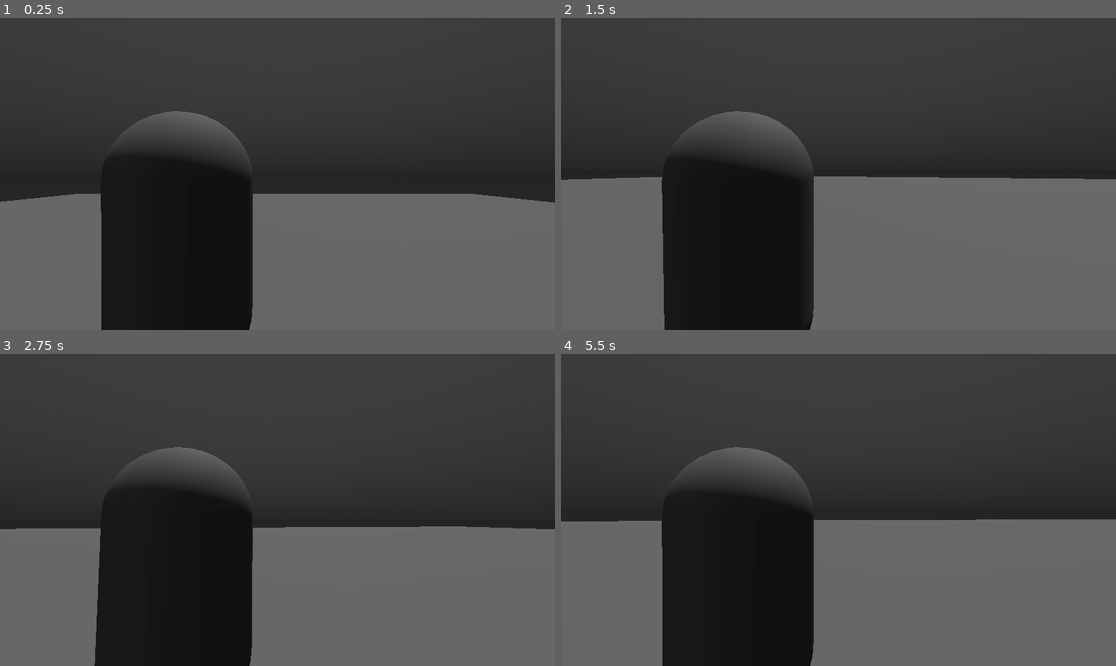
Above: before the commit, frames 1-4 (two rows, left to right).
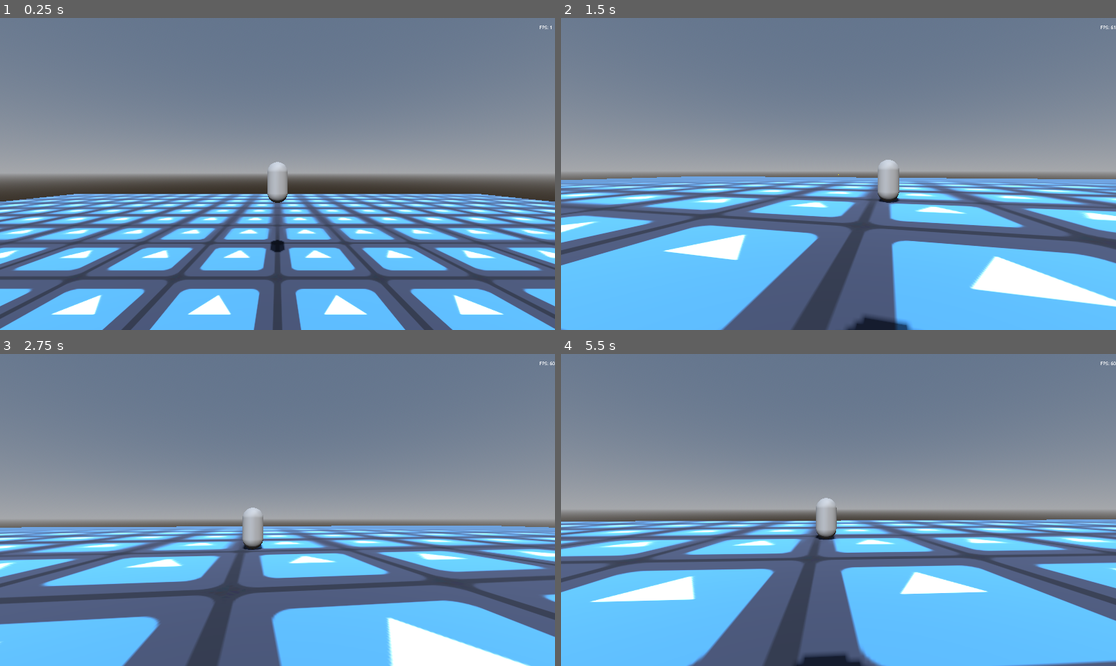
Above: after the commit, the same moments.

Repository: mahdiG/zombool
Game: Godot game, scene res://game.tscn
The game is run twice, just before and just after one commit, with the same random seed, the same clock (stepped at 60 frames per second) and the same inputs. The engine's default icon, where the game draws it, is replaced by a stand-in: a white triangle on a blue panel in a dark square.
Inputs (mouse positions are in pixels of both pictures, inside the frame that each line leads up to):
- Up to frame 1 (0.25 s): no input
- Up to frame 2 (1.5 s): move the mouse to (866, 174) at 0.52 s; press the mouse at (866, 174) at 0.53 s; hold W (move_forward) from 0.53 s (still down); tap Space (jump) at 0.77 s; move the mouse to (810, 174) at 1.27 s; release the mouse at (810, 174) at 1.28 s; click (810, 174) at 1.35 s
- Up to frame 3 (2.75 s): keep holding W (move_forward); tap Space (jump) at 1.52 s; move the mouse to (288, 503) at 2.02 s; press the mouse at (288, 503) at 2.03 s
- Up to frame 4 (5.5 s): keep holding W (move_forward); move the mouse to (832, 516) at 2.77 s; release the mouse at (832, 516) at 2.78 s; click (832, 516) at 2.85 s; tap Space (jump) at 3.02, 3.77, 4.52 s; move the mouse to (877, 513) at 3.52 s; press the mouse at (877, 513) at 3.53 s; move the mouse to (794, 506) at 4.27 s; release the mouse at (794, 506) at 4.28 s; click (794, 506) at 4.35 s; move the mouse to (844, 510) at 5.02 s; press the mouse at (844, 510) at 5.03 s

The runs differ from the first frame. In frame 1, 98% of the frame differs, in the area x 0-100%, y 0-100%; in frame 2, 99%; in frame 3, 99%; in frame 4, 99%.

Commit message:
add bullet shooting

Diff:
--- a/game.gd
+++ b/game.gd
@@ -4,6 +4,7 @@
 @onready var spawn_timer: Timer = $SpawnTimer
 @onready var spawn_location: PathFollow3D = $SpawnPath/SpawnLocation
 @onready var player: CharacterBody3D = $Player
+@onready var fps_label: Label = $DebugStats/DebugContainer/FpsLabel
 
 @export var max_zombies := 10
 var zombies_spawned := 0
@@ -14,8 +15,8 @@
 
 
 # Called every frame. 'delta' is the elapsed time since the previous frame.
-func _process(delta: float) -> void:
-	pass
+func _process(_delta: float) -> void:
+	fps_label.text = "FPS: %d" % Engine.get_frames_per_second()
 
 func spawn_zombie() -> void:
 	var zombie := zombie_scene.instantiate()
@@ -32,6 +33,6 @@
 		spawn_timer.stop()
 		return
 
-	print("timer timedout")
-	spawn_zombie()
-	zombies_spawned += 1
+	#print("timer timedout")
+	#spawn_zombie()
+	#zombies_spawned += 1
--- a/game.tscn
+++ b/game.tscn
@@ -3,23 +3,22 @@
 [ext_resource type="Script" uid="uid://bdpjjkc12bw" path="res://player.gd" id="1_80nbo"]
 [ext_resource type="Script" uid="uid://b1p6wdnn4qppt" path="res://game.gd" id="1_e2o6t"]
 [ext_resource type="PackedScene" uid="uid://cd235ygqed5qe" path="res://zombie.tscn" id="2_feb5d"]
-[ext_resource type="Shader" uid="uid://d875rcahxm8m" path="res://ground.tres" id="4_fc0e3"]
+[ext_resource type="Texture2D" uid="uid://11sve3gj0w8b" path="res://icon.svg" id="4_7jktm"]
 [ext_resource type="AudioStream" uid="uid://b70vlo4hqaf1g" path="res://audio/dreadfulwhispers.mp3" id="4_fc0e3"]
+[ext_resource type="PackedScene" uid="uid://b0astfvi35wnx" path="res://projectile.tscn" id="4_ryrav"]
 
-[sub_resource type="ProceduralSkyMaterial" id="ProceduralSkyMaterial_mwb40"]
-sky_top_color = Color(0.20871, 0.20871, 0.20871, 1)
-sky_horizon_color = Color(0.144063, 0.144063, 0.144063, 1)
-ground_bottom_color = Color(0.145098, 0.145098, 0.145098, 1)
-ground_horizon_color = Color(0.12944, 0.133613, 0.1402, 1)
+[sub_resource type="ProceduralSkyMaterial" id="ProceduralSkyMaterial_fc0e3"]
 
-[sub_resource type="Sky" id="Sky_80nbo"]
-sky_material = SubResource("ProceduralSkyMaterial_mwb40")
+[sub_resource type="Sky" id="Sky_7jktm"]
+sky_material = SubResource("ProceduralSkyMaterial_fc0e3")
 
-[sub_resource type="Environment" id="Environment_e2o6t"]
+[sub_resource type="Environment" id="Environment_ryrav"]
 background_mode = 2
-sky = SubResource("Sky_80nbo")
-tonemap_mode = 2
-glow_enabled = true
+sky = SubResource("Sky_7jktm")
+fog_mode = 1
+fog_light_color = Color(0.6553458, 0, 0.113010876, 1)
+fog_density = 1.0
+fog_sky_affect = 0.142
 
 [sub_resource type="CapsuleMesh" id="CapsuleMesh_e2o6t"]
 
@@ -40,19 +39,12 @@
 [sub_resource type="BoxShape3D" id="BoxShape3D_feb5d"]
 size = Vector3(100, 0, 100)
 
-[sub_resource type="FastNoiseLite" id="FastNoiseLite_fc0e3"]
-frequency = 0.0656
-
-[sub_resource type="NoiseTexture2D" id="NoiseTexture2D_7jktm"]
-noise = SubResource("FastNoiseLite_fc0e3")
-
-[sub_resource type="ShaderMaterial" id="ShaderMaterial_7jktm"]
-render_priority = 0
-shader = ExtResource("4_fc0e3")
-shader_parameter/NoiseTexture = SubResource("NoiseTexture2D_7jktm")
+[sub_resource type="StandardMaterial3D" id="StandardMaterial3D_ryrav"]
+albedo_texture = ExtResource("4_7jktm")
+uv1_scale = Vector3(20, 20, 20)
 
 [sub_resource type="PlaneMesh" id="PlaneMesh_feb5d"]
-material = SubResource("ShaderMaterial_7jktm")
+material = SubResource("StandardMaterial3D_ryrav")
 size = Vector2(100, 100)
 
 [node name="Game" type="Node3D"]
@@ -60,16 +52,16 @@
 zombie_scene = ExtResource("2_feb5d")
 
 [node name="WorldEnvironment" type="WorldEnvironment" parent="."]
-environment = SubResource("Environment_e2o6t")
+environment = SubResource("Environment_ryrav")
 
 [node name="DirectionalLight3D" type="DirectionalLight3D" parent="."]
-transform = Transform3D(-0.197963, -0.976997, 0.079291, -0.221826, 0.123447, 0.967241, -0.954779, 0.173889, -0.241161, 0, 9.4664, 0)
-light_color = Color(0.359069, 0.359069, 0.359069, 1)
+transform = Transform3D(1, 0, 0, 0, 0.70710677, 0.7071067, 0, -0.7071067, 0.70710677, 0, 12, 0)
 shadow_enabled = true
 
 [node name="Player" type="CharacterBody3D" parent="."]
 transform = Transform3D(1, 0, 0, 0, 1, 0, 0, 0, 1, 0, 3, 0)
 script = ExtResource("1_80nbo")
+projectile = ExtResource("4_ryrav")
 
 [node name="MeshInstance3D" type="MeshInstance3D" parent="Player"]
 transform = Transform3D(1, 0, 0, 0, 1, 0, 0, 0, 1, 0, 1, 0)
@@ -79,17 +71,58 @@
 transform = Transform3D(1, 0, 0, 0, 1, 0, 0, 0, 1, 0, 1, 0)
 shape = SubResource("CapsuleShape3D_feb5d")
 
-[node name="CameraPivot" type="Node3D" parent="Player"]
+[node name="CameraPivotVertical" type="Node3D" parent="Player"]
 transform = Transform3D(1, 0, 0, 0, 0.999988, 0.00486945, 0, -0.00486945, 0.999988, 0, 1.46296, 0)
 
-[node name="Camera3D" type="Camera3D" parent="Player/CameraPivot"]
-transform = Transform3D(1, 0, 0, 0, 1, 1.39698e-09, 0, -1.39698e-09, 1, 0.693685, 0.0785604, 1.56071)
+[node name="Camera" type="Camera3D" parent="Player/CameraPivotVertical"]
+transform = Transform3D(1, 0, 0, 0, 1.0000001, 1.3969839e-09, 0, -1.3969839e-09, 1.0000001, 0, 0, 0)
+
+[node name="ProjectileSpawnPoint" type="Marker3D" parent="Player/CameraPivotVertical/Camera"]
+transform = Transform3D(1, 0, 0, 0, 1, 0, 0, 0, 1, 0, 0.0030798912, -0.632466)
+
+[node name="OmniLight3D" type="OmniLight3D" parent="Player"]
+transform = Transform3D(1, 0, 0, 0, 1, 0, 0, 0, 1, 0, 1.4000001, -1)
+visible = false
+light_color = Color(0.73, 0.47243163, 0.1971, 1)
+light_energy = 5.57
+light_indirect_energy = 16.0
+omni_attenuation = 1.35
+
+[node name="Player2" type="CharacterBody3D" parent="."]
+transform = Transform3D(1, 0, 0, 0, 1, 0, 0, 0, 1, 0, 3, -10)
+script = ExtResource("1_80nbo")
+projectile = ExtResource("4_ryrav")
+
+[node name="MeshInstance3D" type="MeshInstance3D" parent="Player2"]
+transform = Transform3D(1, 0, 0, 0, 1, 0, 0, 0, 1, 0, 1, 0)
+mesh = SubResource("CapsuleMesh_e2o6t")
+
+[node name="CollisionShape3D" type="CollisionShape3D" parent="Player2"]
+transform = Transform3D(1, 0, 0, 0, 1, 0, 0, 0, 1, 0, 1, 0)
+shape = SubResource("CapsuleShape3D_feb5d")
+
+[node name="CameraPivotVertical" type="Node3D" parent="Player2"]
+transform = Transform3D(1, 0, 0, 0, 0.999988, 0.00486945, 0, -0.00486945, 0.999988, 0, 1.46296, 0)
+
+[node name="Camera" type="Camera3D" parent="Player2/CameraPivotVertical"]
+transform = Transform3D(1, 0, 0, 0, 1.0000001, 1.3969839e-09, 0, -1.3969839e-09, 1.0000001, 0, 0, 0)
+
+[node name="ProjectileSpawnPoint" type="Marker3D" parent="Player2/CameraPivotVertical/Camera"]
+transform = Transform3D(1, 0, 0, 0, 1, 0, 0, 0, 1, 0, 0.0030798912, -0.632466)
+
+[node name="OmniLight3D" type="OmniLight3D" parent="Player2"]
+transform = Transform3D(1, 0, 0, 0, 1, 0, 0, 0, 1, 0, 1.4000001, -1)
+visible = false
+light_color = Color(0.73, 0.47243163, 0.1971, 1)
+light_energy = 5.57
+light_indirect_energy = 16.0
+omni_attenuation = 1.35
 
 [node name="SpawnPath" type="Path3D" parent="."]
 curve = SubResource("Curve3D_feb5d")
 
 [node name="SpawnLocation" type="PathFollow3D" parent="SpawnPath"]
-transform = Transform3D(-0.00985203, 0, -0.999949, 0, 1, 0, 0.999949, 0, -0.00985203, -44.7783, 0, -43.5089)
+transform = Transform3D(-0.009852031, 0, -0.999949, 0, 1, 0, 0.999949, 0, -0.009852031, -44.7783, 0, -43.5089)
 
 [node name="SpawnTimer" type="Timer" parent="."]
 wait_time = 1.421
@@ -100,11 +133,6 @@
 navigation_mesh = SubResource("NavigationMesh_feb5d")
 
 [node name="Ground" type="StaticBody3D" parent="NavigationRegion3D"]
-[node name="BackgroundMusic" type="AudioStreamPlayer" parent="."]
-stream = ExtResource("4_fc0e3")
-autoplay = true
-[node name="StaticBody3D" type="StaticBody3D" parent="NavigationRegion3D"]
-transform = Transform3D(1, 0, 0, 0, 1, 0, 0, 0, 1, 0, 1, 0)
 
 [node name="GroundCollision" type="CollisionShape3D" parent="NavigationRegion3D/Ground"]
 shape = SubResource("BoxShape3D_feb5d")
@@ -112,4 +140,35 @@
 [node name="GroundMesh" type="MeshInstance3D" parent="NavigationRegion3D/Ground"]
 mesh = SubResource("PlaneMesh_feb5d")
 
+[node name="BackgroundMusic" type="AudioStreamPlayer" parent="."]
+stream = ExtResource("4_fc0e3")
+volume_db = -80.0
+autoplay = true
+
+[node name="DebugStats" type="Control" parent="."]
+layout_mode = 3
+anchor_right = 1.0
+anchor_bottom = 0.05925926
+grow_horizontal = 2
+metadata/_edit_use_anchors_ = true
+
+[node name="DebugContainer" type="HBoxContainer" parent="DebugStats"]
+layout_mode = 1
+anchors_preset = 6
+anchor_left = 1.0
+anchor_top = 0.5
+anchor_right = 1.0
+anchor_bottom = 0.5
+offset_left = -54.0
+offset_top = -11.5
+offset_bottom = 11.5
+grow_horizontal = 0
+grow_vertical = 2
+
+[node name="FpsLabel" type="Label" parent="DebugStats/DebugContainer"]
+layout_mode = 2
+size_flags_horizontal = 8
+size_flags_vertical = 1
+text = "FPS: 00"
+
 [connection signal="timeout" from="SpawnTimer" to="." method="_on_spawn_timer_timeout"]
--- a/ground.tres
+++ b/ground.tres
@@ -13,7 +13,7 @@
 
 [resource]
 code = "shader_type spatial;
-render_mode blend_mix, depth_draw_opaque, cull_back, diffuse_lambert, specular_schlick_ggx;
+render_mode blend_mix, depth_draw_opaque, depth_test_default, cull_back, diffuse_lambert, specular_schlick_ggx;
 
 uniform sampler2D NoiseTexture;
 
@@ -31,7 +31,6 @@
 
 }
 "
-graph_offset = Vector2(-509.795, -36.1787)
 nodes/fragment/0/position = Vector2(620, 140)
 nodes/fragment/2/node = SubResource("VisualShaderNodeTexture_vvwp8")
 nodes/fragment/2/position = Vector2(-220, 200)
--- a/player.gd
+++ b/player.gd
@@ -1,9 +1,17 @@
 extends CharacterBody3D
 
+# constants
 const SPEED = 5.0
 const JUMP_VELOCITY = 4.5
+var mouse_sens := 0.5
 
-@onready var camera_pivot: Node3D = $CameraPivot
+# exports (similar to lit properties)
+@export var projectile : PackedScene
+
+# onready
+@onready var camera_pivot_vertical: Node3D = $CameraPivotVertical
+@onready var camera: Camera3D = $CameraPivotVertical/Camera
+@onready var projectile_spawn_point: Marker3D = $CameraPivotVertical/Camera/ProjectileSpawnPoint
 
 func _ready() -> void:
 	Input.mouse_mode = Input.MOUSE_MODE_CAPTURED
@@ -11,16 +19,17 @@
 func _unhandled_input(event: InputEvent) -> void:
 	if event is InputEventMouseMotion:
 		handle_mouse_movement(event)
+	if event.is_action_pressed("shoot"):
+		shoot()
 
 
 func handle_mouse_movement(event: InputEventMouseMotion):
+	# look up and down
+	camera_pivot_vertical.rotate_object_local(Vector3.LEFT, event.screen_relative.y / 200 * mouse_sens)
+	camera_pivot_vertical.rotation.x = clamp(camera_pivot_vertical.rotation.x, deg_to_rad(-90), deg_to_rad(90))
 
-	# look up and down
-	camera_pivot.rotate_object_local(Vector3.LEFT, event.screen_relative.y / 200)
-	camera_pivot.rotation.x = clamp(camera_pivot.rotation.x, deg_to_rad(-50), deg_to_rad(50))
-
-	## look left and right
-	rotate_object_local(Vector3.UP, -event.screen_relative.x / 200)
+	# look left and right
+	rotate_object_local(Vector3.UP, -event.screen_relative.x / 200 * mouse_sens)
 
 
 
@@ -45,3 +54,14 @@
 		velocity.z = move_toward(velocity.z, 0, SPEED)
 
 	move_and_slide()
+
+
+func shoot() -> void:
+	var bullet: RigidBody3D = projectile.instantiate()
+	bullet.global_position = projectile_spawn_point.global_position
+	bullet.rotation = camera.global_rotation
+
+	var direction := camera_pivot_vertical.global_position.direction_to(projectile_spawn_point.global_position)
+	owner.add_child(bullet)
+	#bullet.apply_central_impulse(direction * (30 + velocity.length()))
+	bullet.apply_central_force(direction * (5000 + velocity.length()))
--- a/project.godot
+++ b/project.godot
@@ -12,8 +12,14 @@
 
 config/name="zombool"
 run/main_scene="res://game.tscn"
-config/features=PackedStringArray("4.4", "Forward Plus")
+config/features=PackedStringArray("4.5", "Forward Plus")
 config/icon="res://icon.svg"
+
+[display]
+
+window/size/viewport_width=1920
+window/size/viewport_height=1080
+window/size/mode=4
 
 [input]
 
@@ -47,3 +53,12 @@
 "events": [Object(InputEventMouseButton,"resource_local_to_scene":false,"resource_name":"","device":-1,"window_id":0,"a …(258 unchanged characters)…
 ]
 }
+
+[layer_names]
+
+3d_physics/layer_1="Player"
+3d_physics/layer_2="Enemy"
+
+[physics]
+
+3d/physics_engine="Jolt Physics"
--- /dev/null
+++ b/projectile.gd
@@ -0,0 +1,14 @@
+extends RigidBody3D
+
+@onready var explosion_vfx: GPUParticles3D = $ExplosionVFX
+@onready var mesh: MeshInstance3D = $MeshInstance3D
+@onready var timer: Timer = $Timer
+
+
+func _on_body_entered(_body: Node) -> void:
+	timer.start()
+	mesh.hide()
+	explosion_vfx.emitting = true
+
+func _on_timer_timeout() -> void:
+	queue_free()
--- /dev/null
+++ b/projectile.tscn
@@ -0,0 +1,60 @@
+[gd_scene load_steps=8 format=3 uid="uid://b0astfvi35wnx"]
+
+[ext_resource type="Script" uid="uid://biq0yvd6d0bo6" path="res://projectile.gd" id="1_a85iw"]
+
+[sub_resource type="StandardMaterial3D" id="StandardMaterial3D_a85iw"]
+albedo_color = Color(0.98333335, 1, 0, 1)
+emission_enabled = true
+emission = Color(1, 1, 0, 1)
+
+[sub_resource type="SphereMesh" id="SphereMesh_a85iw"]
+radius = 0.01
+height = 0.02
+
+[sub_resource type="SphereShape3D" id="SphereShape3D_qxf0c"]
+radius = 0.01
+
+[sub_resource type="ParticleProcessMaterial" id="ParticleProcessMaterial_qxf0c"]
+lifetime_randomness = 0.11
+radial_velocity_min = 4.9999776
+radial_velocity_max = 14.999977
+
+[sub_resource type="StandardMaterial3D" id="StandardMaterial3D_dgwo2"]
+albedo_color = Color(0, 0, 0, 1)
+emission_enabled = true
+emission = Color(1, 0.98333335, 0, 1)
+emission_energy_multiplier = 2.29
+
+[sub_resource type="BoxMesh" id="BoxMesh_sxmqc"]
+material = SubResource("StandardMaterial3D_dgwo2")
+size = Vector3(0.1, 0.1, 0.1)
+
+[node name="Projectile" type="RigidBody3D"]
+collision_layer = 2
+collision_mask = 2
+contact_monitor = true
+max_contacts_reported = 1
+script = ExtResource("1_a85iw")
+
+[node name="MeshInstance3D" type="MeshInstance3D" parent="."]
+material_override = SubResource("StandardMaterial3D_a85iw")
+mesh = SubResource("SphereMesh_a85iw")
+
+[node name="CollisionShape3D" type="CollisionShape3D" parent="."]
+shape = SubResource("SphereShape3D_qxf0c")
+
+[node name="ExplosionVFX" type="GPUParticles3D" parent="."]
+cast_shadow = 0
+emitting = false
+amount = 20
+one_shot = true
+explosiveness = 1.0
+process_material = SubResource("ParticleProcessMaterial_qxf0c")
+draw_pass_1 = SubResource("BoxMesh_sxmqc")
+
+[node name="Timer" type="Timer" parent="."]
+one_shot = true
+autostart = true
+
+[connection signal="body_entered" from="." to="." method="_on_body_entered"]
+[connection signal="timeout" from="Timer" to="." method="_on_timer_timeout"]
Not shown, added: projectile.gd.uid
Not shown, changed: .editorconfig
Not shown, changed: .gitattributes
Not shown, changed: .gitignore
Not shown, changed: audio/dreadfulwhispers.mp3
